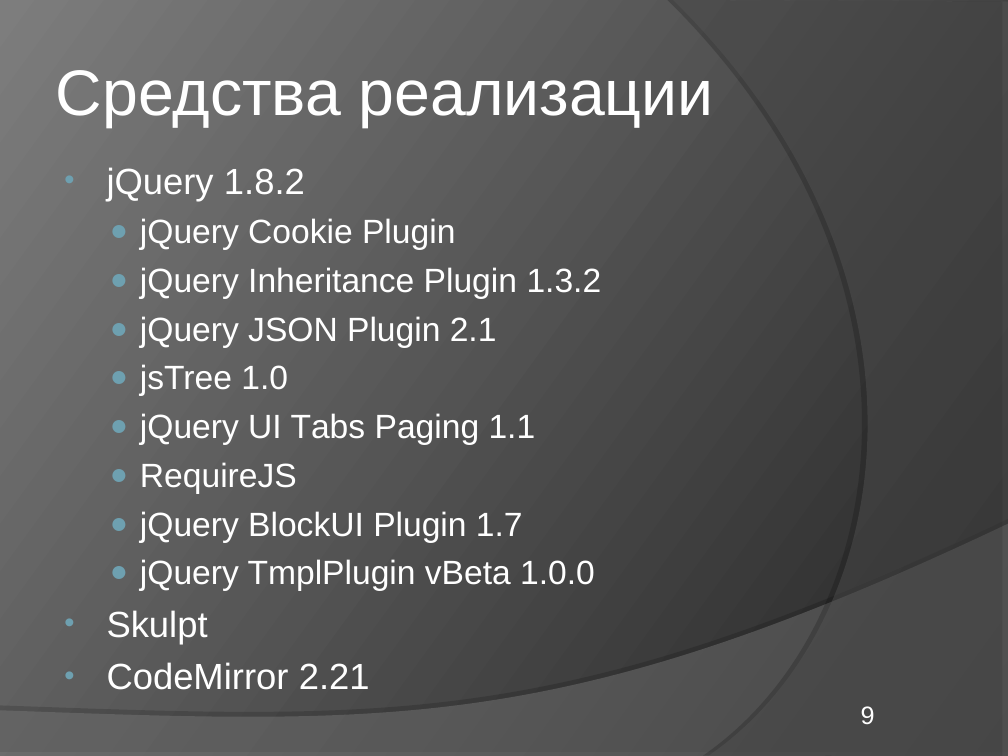
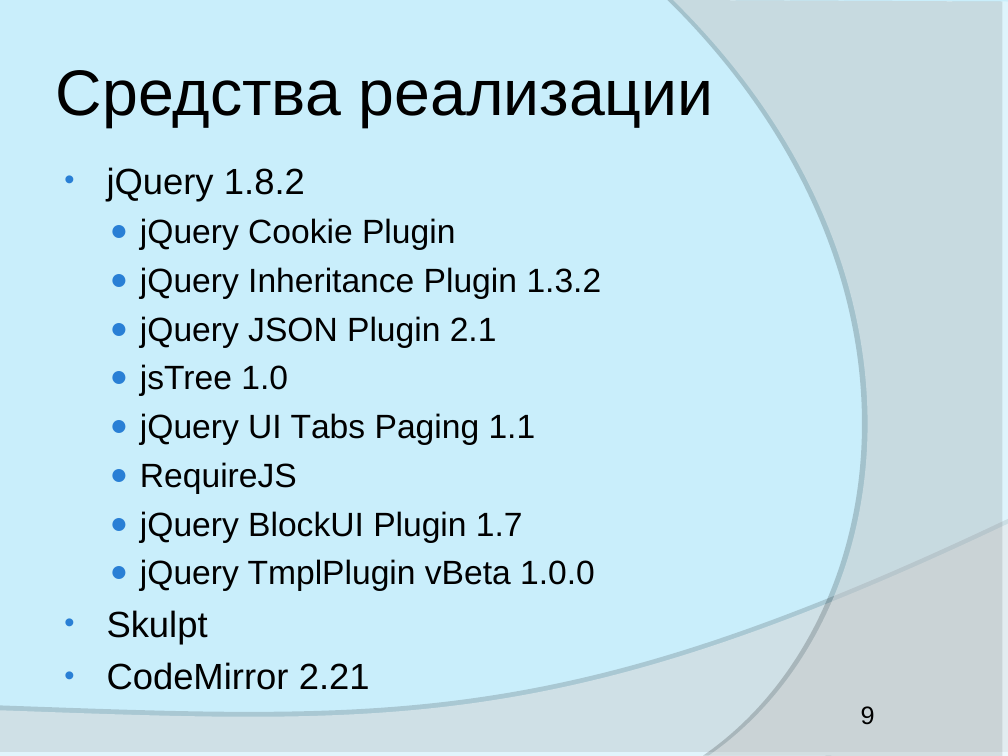
Before and after one commit to elvslv/DiplomaReport, a slide deck: slide 9 of C8503A_Vasilyeva_presentation.ppt. Drawn at 1008x756 pixels with LibreOffice and Linux fonts; fonts in the diff are those of the drawing. Boxes give left, top, right and bottom in pixels: in the first picture for what was removed or moved away, otherwise in the second. Text is boxed around its words. In the diff, an @@ line names an element or a change of style, - is before the commit and + after.

```diff
--- a/C8503A_Vasilyeva_presentation.ppt
+++ b/C8503A_Vasilyeva_presentation.ppt
@@ background gradient #242424 to #7D7D7D to #00B0F0 at 21% opacity @@
@@ text "Средства реализации" at [56, 70, 714, 127]: text colour #FFFFFF to #000000 @@
@@ freeform shape at [673, 0, 1008, 756]: fill #595959 at 40% opacity to #FFFFFF at 40% opacity @@
@@ text "jQuery 1.8.2" at [107, 167, 602, 690]: text colour #FFFFFF to #000000; bullet colour #6EA0B0 to #297FD5 @@
@@ freeform shape at [0, 524, 1008, 756]: fill #7C7C7C at 45% opacity to #FFFFFF at 45% opacity @@
@@ page number at [861, 706, 875, 725]: text colour #FFFFFF to #000000 @@
```
Also in this commit, not shown: 23 other slides changed, 1 other file.
